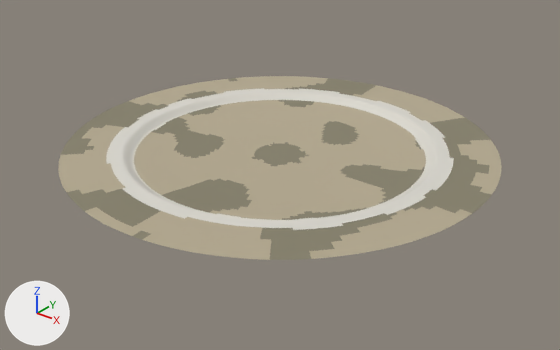
The Blender file assets/source/blender/pool_floor.blend: old version first, new version second.
The view is the same before and after, from a camera (50 mm lens) standing at (120.4, -150.4, 85.3) and looking at (1.9, -2.4, -6.5). Every picture has the same lights, and +X, +Y and +Z are marked at lower left. The first picture is the older version.

Names of what the first picture shows: 'PoolFloor'.
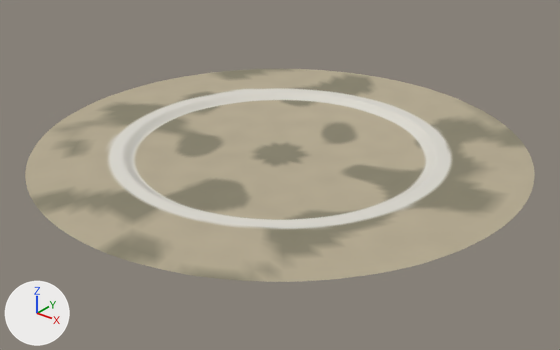
Location of each change, (x1, y1, x2, y2) in pixels of the pictures (560 x 350 px):
'PoolFloor', reshaped (15% wider, 16% taller): before (58, 76, 502, 260); after (25, 69, 535, 282)
part 1 of me_poolfloor_mesh, added (beige): after (25, 69, 535, 282)
part 2 of me_poolfloor_mesh, edited (looks the same): (58, 76, 502, 260) in both
part 3 of me_poolfloor_mesh, edited (looks the same): (61, 78, 492, 260) in both
part 4 of me_poolfloor_mesh, edited (looks the same): (106, 88, 454, 230) in both

Patch to the scene script:
```diff
--- a/assets/source/blender/pool_floor.blend.py
+++ b/assets/source/blender/pool_floor.blend.py
@@ mat_m_poolfloor @@
+mat_m_poolfloor = bpy.data.materials.new('M_PoolFloor')
+# nodes: BsdfPrincipled, Gamma, OutputMaterial, VertexColor
@@ me_poolfloor_mesh @@
 # used by ob_poolfloor; location = (0.0, 0.0, 0.0)
-me_poolfloor_mesh.from_pydata(...)  # 8577 vertices, 8576 faces; spans x -58.0..58.0, y -58.0..58.0, z -1.6..1.2
+me_poolfloor_mesh.from_pydata(...)  # 8833 vertices, 8832 faces; spans x -66.0..66.0, y -66.0..66.0, z -1.6..1.2
+# me_poolfloor_mesh part 1
+# 256 vertices are added at x -66.0..66.0, y -66.0..66.0, z 0.9..1.1
+# 256 new faces join them
+# me_poolfloor_mesh part 2: 4072 faces spanning x -58.0..57.9, y -58.0..58.0, z -1.6..1.1 switch from mat_m_poolsand (beige #b5aa90) to mat_m_poolfloor
+# me_poolfloor_mesh part 3: 2115 faces spanning x -57.9..58.0, y -57.7..57.7, z -1.6..1.1 switch from mat_m_poolsilt (yellow #86816c) to mat_m_poolfloor
+# me_poolfloor_mesh part 4: 2389 faces spanning x -45.9..45.9, y -46.0..45.9, z -0.5..1.2 switch from mat_m_poolrimstone (light grey #dad7ce) to mat_m_poolfloor
```
